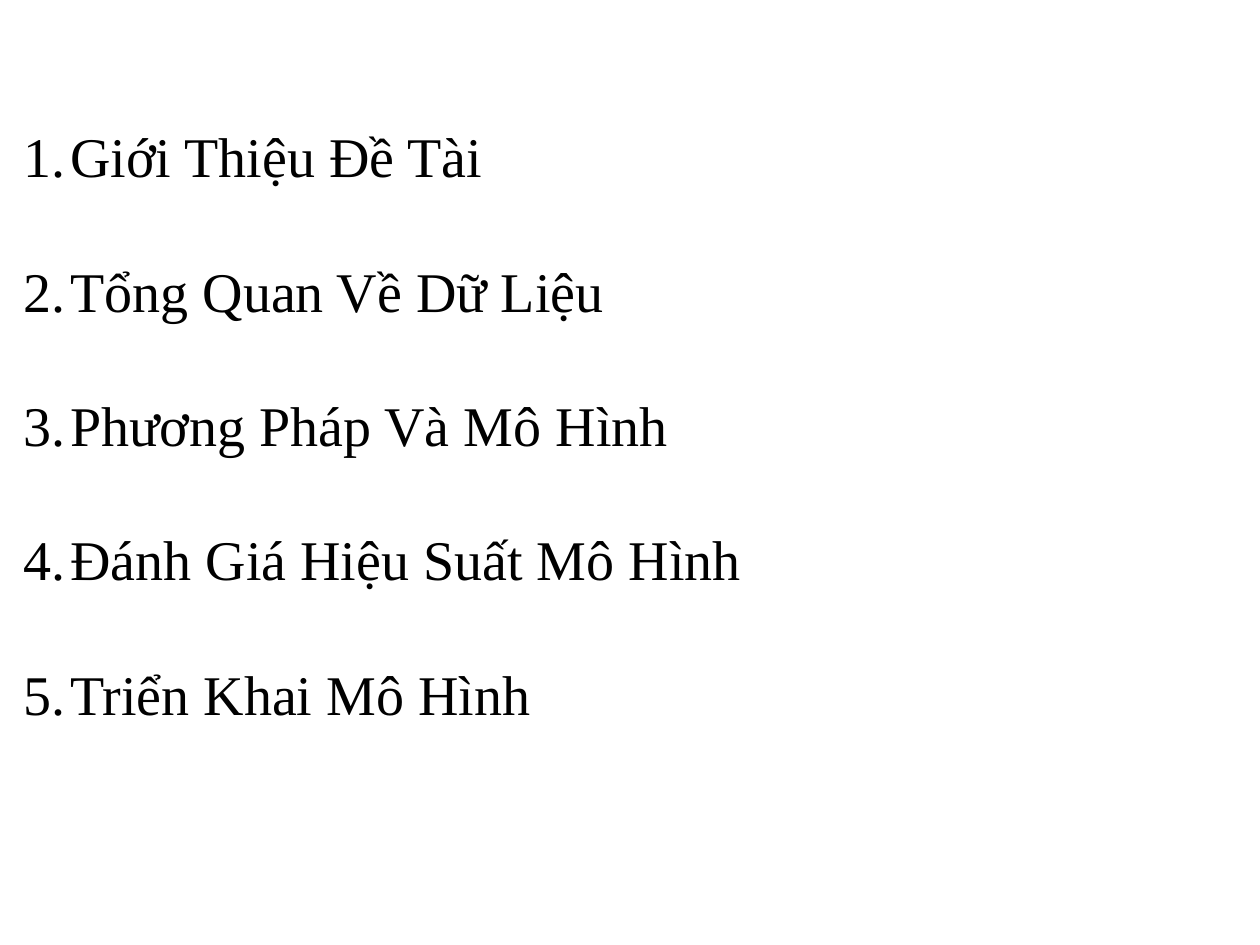
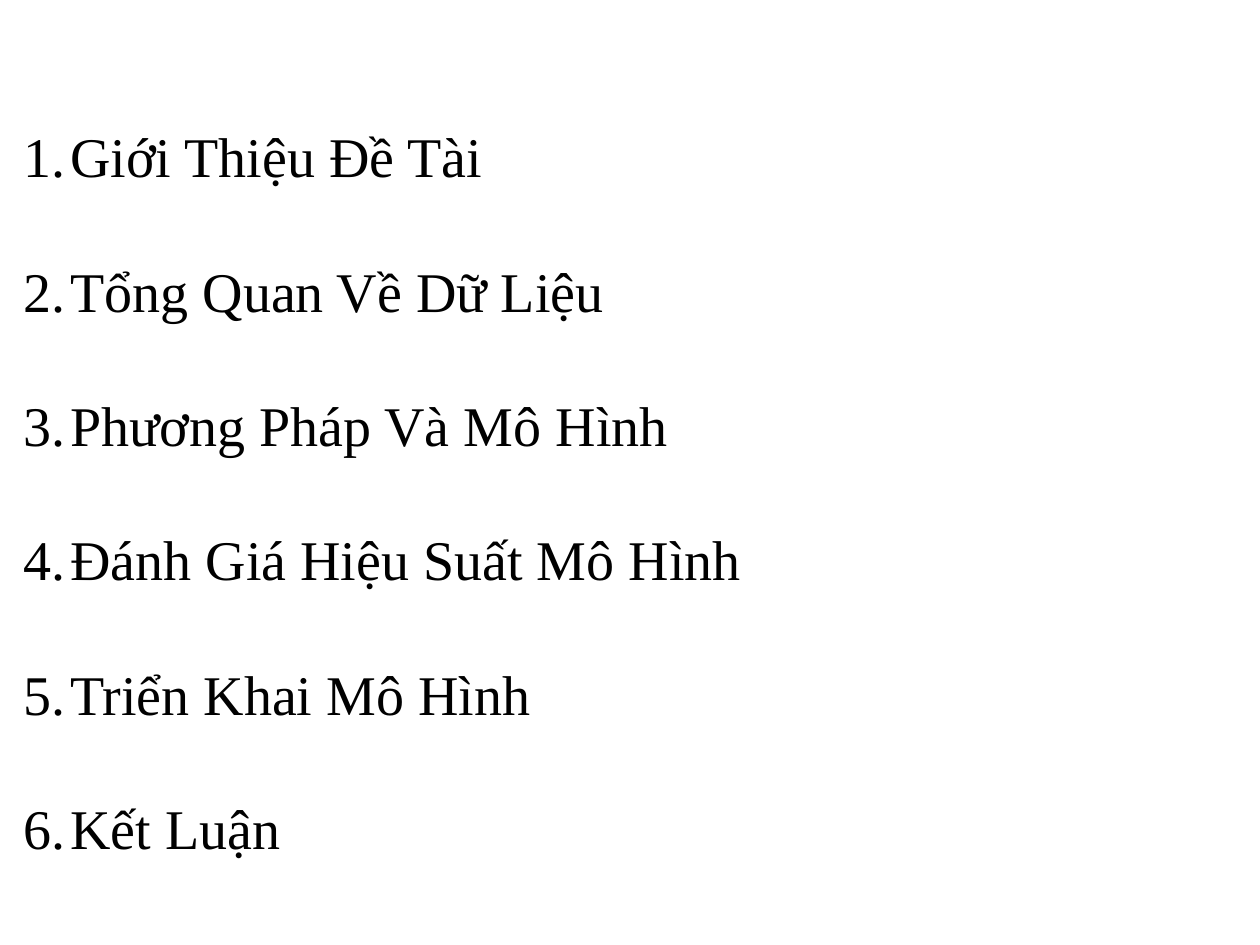
Before and after one commit to VietHung3004/Project_2, a slide deck: slide 2 of cnpm pdf.pptx. Drawn at 1260x945 pixels with LibreOffice and Linux fonts; fonts in the diff are those of the drawing; background and template pictures are left out. Boxes give left, top, right and bottom in pixels: in the first picture for what was removed or moved away, otherwise in the second. Text is boxed around its words. In the diff, an @@ line names an element or a change of style, - is before the commit and + after.

```diff
--- a/cnpm pdf.pptx
+++ b/cnpm pdf.pptx
@@ text at bbox=[23, 808, 280, 859]: paragraph added @@
+6. Kết Luận
```
Also in this commit, not shown: 2 other slides changed, 1 slide added, 3 other files.
